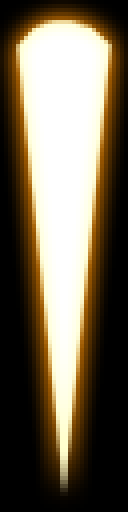
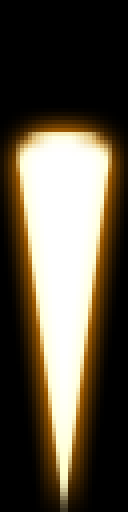
Layer changes from the first 128x512 image to the second:
painted on "Layer 1" over [16, 20, 112, 512]
